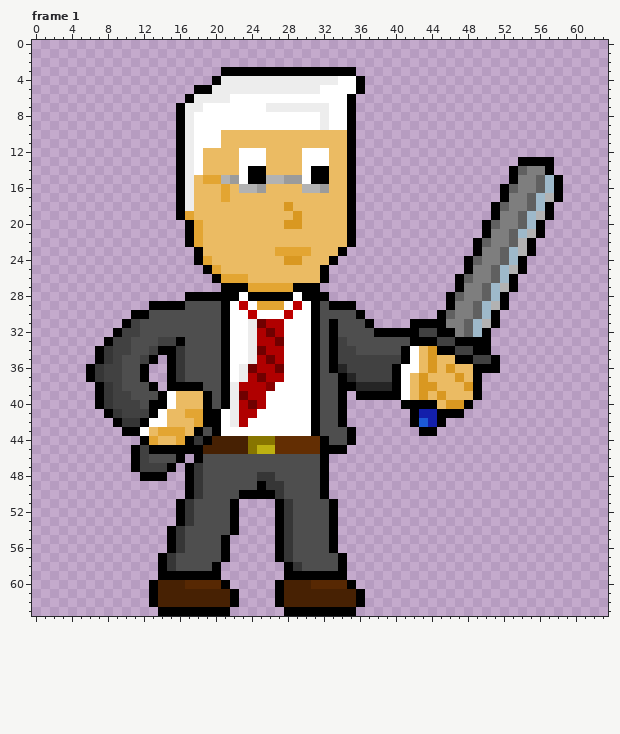
Two versions of one pixel-art file, Art/Level 1/Sprites/CH_dr_adkins/CH_dr_adkins_V2_sword_move.aseprite. The picture above is the old version.
64x64 pixels, 1 frame. Shown: frame 1. The commit also changed other frames, which this record leaves out.
After the commit:
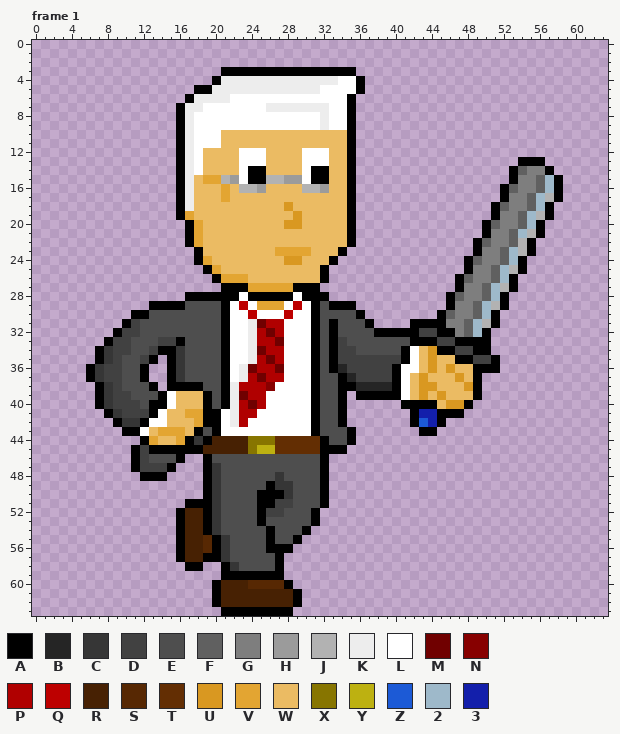
Palette (. is transparent): A #000000  B #252525  C #363636  D #414141  E #4e4e4e  F #606060  G #7e7e7e  H #9b9b9b  J #b2b2b2  K #ededed  L #ffffff  M #700000  N #870000  P #b00000  Q #bd0000  R #472103  S #572803  T #632e03  U #d99821  V #e3a532  W #ebbb63  X #877500  Y #bdb111  Z #1c5ad6  2 #9eb9ca  3 #131fab
Change:
--- frame 1, layer "Layer 1"
@@ x 55..59 @@
 12 .....
-13 AAA..
+13 AA...
 14 GGA..
@@ x 11..38 @@
 45 ADAAAAAARRRRRXYYTTTTTAAA....
-46 ADEEEA.AEEEEEEEEEEEEEA......
-47 ADDDA.ACEEEEEEEEEEEEEA......
-48 .AAA..ACEEEEEECCEEEEEA......
-49 ......ACEEEEEEACCEEEEA......
-50 ......ACEEEEAAAACEEEEA......
-51 .....ACEEEEA....ACEEEEA.....
-52 .....ACEEEEA....ACEEEEA.....
-53 .....ACEEEEA....ACEEEEA.....
-54 ....ACEEEEEA....ACEEEEA.....
-55 ....ACEEEEA.....ACEEEEA.....
-56 ....ACEEEEA.....ACEEEEA.....
-57 ...ACEEEEEA.....ACEEEEEA....
-58 ...ACEEEEA.......ACEEEEA....
-59 ...AAAAAAA.......AAAAAAA....
-60 ..ARRRSSSSA.....ARRRSSSSA...
-61 ..ARRRRRRRRA....ARRRRRRRRA..
-62 ..ARRRRRRRRA....ARRRRRRRRA..
-63 ...AAAAAAAA......AAAAAAAA...
+46 ADEEEA..AEEEEEEEEEEEEA......
+47 ADDDA...ACEEEEEEEEEEEA......
+48 .AAA....ACEEEEEECEEEEA......
+49 ........ACEEEEEACCEEEA......
+50 ........ACEEEEAAACEEEA......
+51 ......AAACEEEEAADDEEEA......
+52 .....ARRACEEEEADDEEEA.......
+53 .....ARRACEEEEAEEEEEA.......
+54 .....ARRACEEEEEAEEEA........
+55 .....ARRSACEEEEAEEA.........
+56 .....ARRSACEEEEAAA..........
+57 .....ARRAACEEEEEA...........
+58 ......AA..ACEEEEA...........
+59 ..........AAAAAAA...........
+60 .........ARRRSSSSA..........
+61 .........ARRRRRRRRA.........
+62 .........ARRRRRRRRA.........
+63 ..........AAAAAAAA..........
Boxes around the changes in both pictures, in picture pixels (x1, y1, x2, y2):
erased: (545, 157, 554, 166)
changed: (149, 454, 365, 616)
